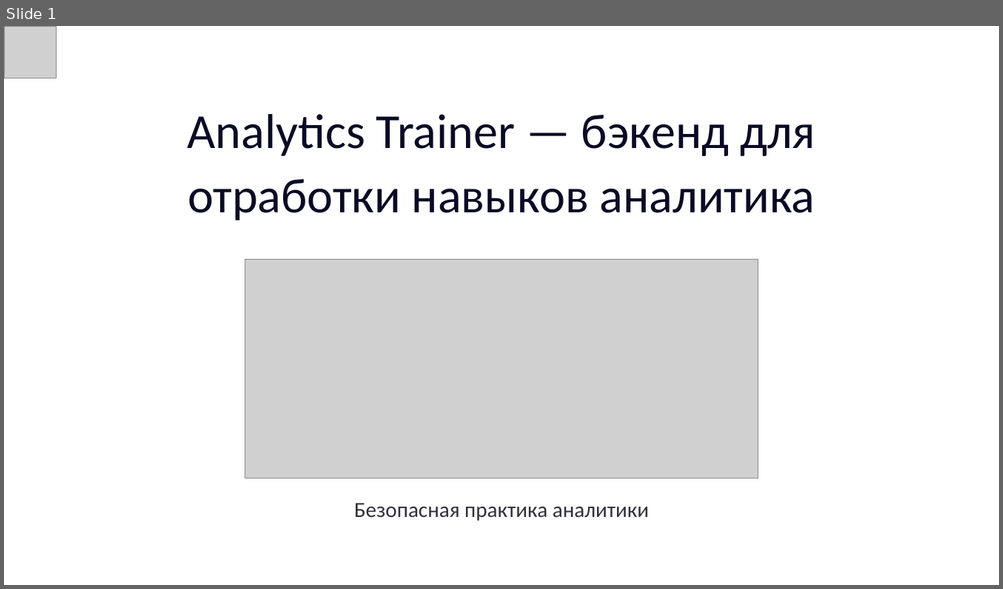
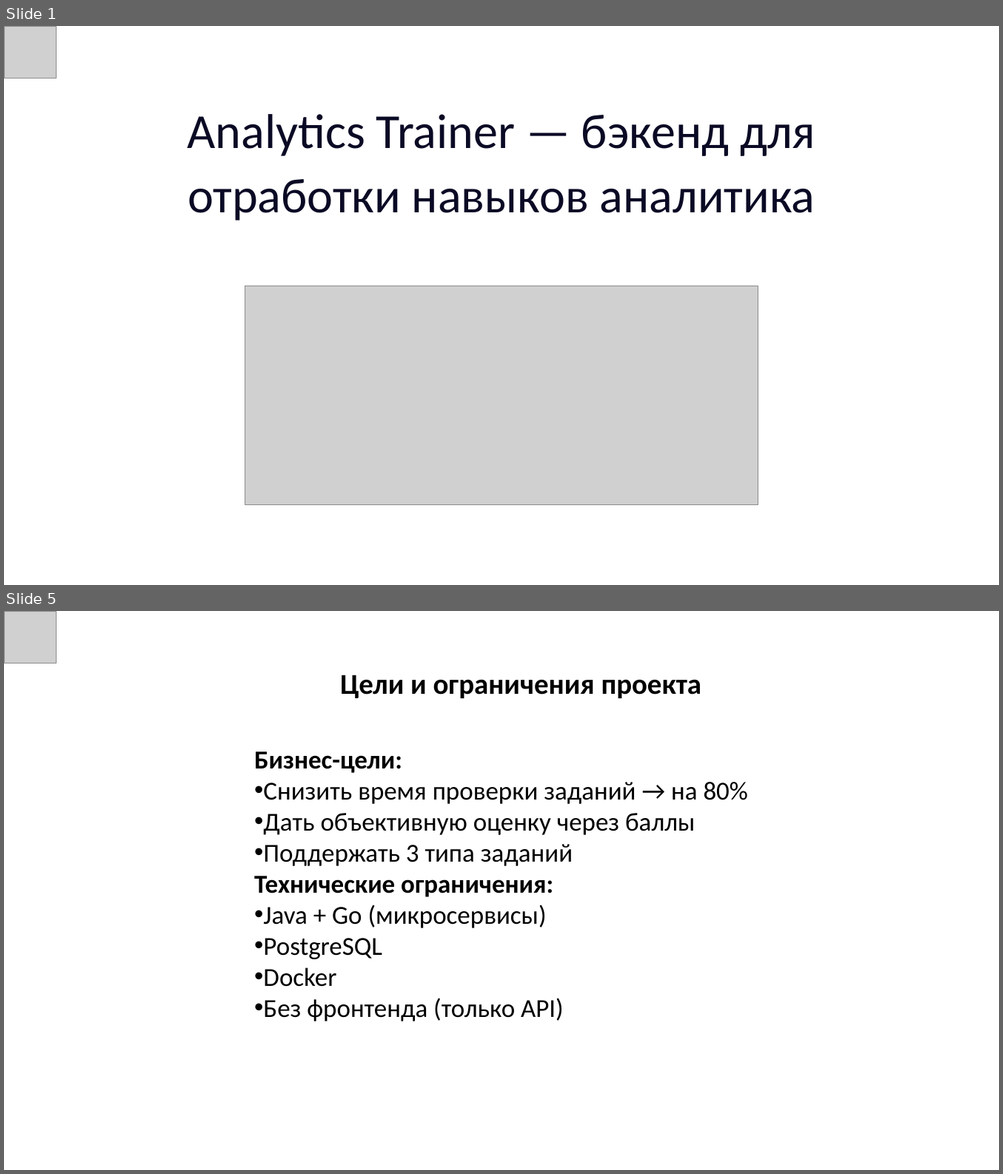
Before and after one commit to AbyanovDamir/analytics-trainer, a slide deck: present.pptx. Shown one above the other, each under a label of ours: slide 1 before the commit, slides 1 and 5 after it; the slides between them are not shown. The pictures are 1003x589 and 1003x1174 pixels, drawn with LibreOffice and Linux fonts; fonts in the diff are those of the drawing; grey boxes stand for pictures; background and template pictures are left out. Boxes give left, top, right and bottom in pixels: in the first picture for what was removed or moved away, otherwise in the second. Text is boxed around its words. In the diff, an @@ line names an element or a change of style, - is before the commit and + after.

```diff
--- a/present.pptx
+++ b/present.pptx
@@ slide 5 added at [4, 611, 999, 1170], background picture (left out) @@
@@ picture added at [4, 611, 56, 663] @@
@@ text added at [340, 675, 702, 698], 40 pt, text #000000, bold @@
+Цели и ограничения проекта
@@ text added at [254, 752, 748, 1022], 36 pt, text #000000 @@
+Бизнес-цели:
+• Снизить время проверки заданий → на 80%
+• Дать объективную оценку через баллы
+• Поддержать 3 типа заданий
+Технические ограничения:
+• Java + Go (микросервисы)
+• PostgreSQL
+• Docker
+• Без фронтенда (только API)
@@ slide 1 changed as well @@
@@ picture: place and size @@
-picture at [245, 259, 757, 478]
+picture at [245, 286, 757, 505]
@@ text removed at [354, 503, 649, 521] @@
-Безопасная практика аналитики
```
Also in this commit, not shown: 10 other slides added, 6 slides removed, 1 other file.
